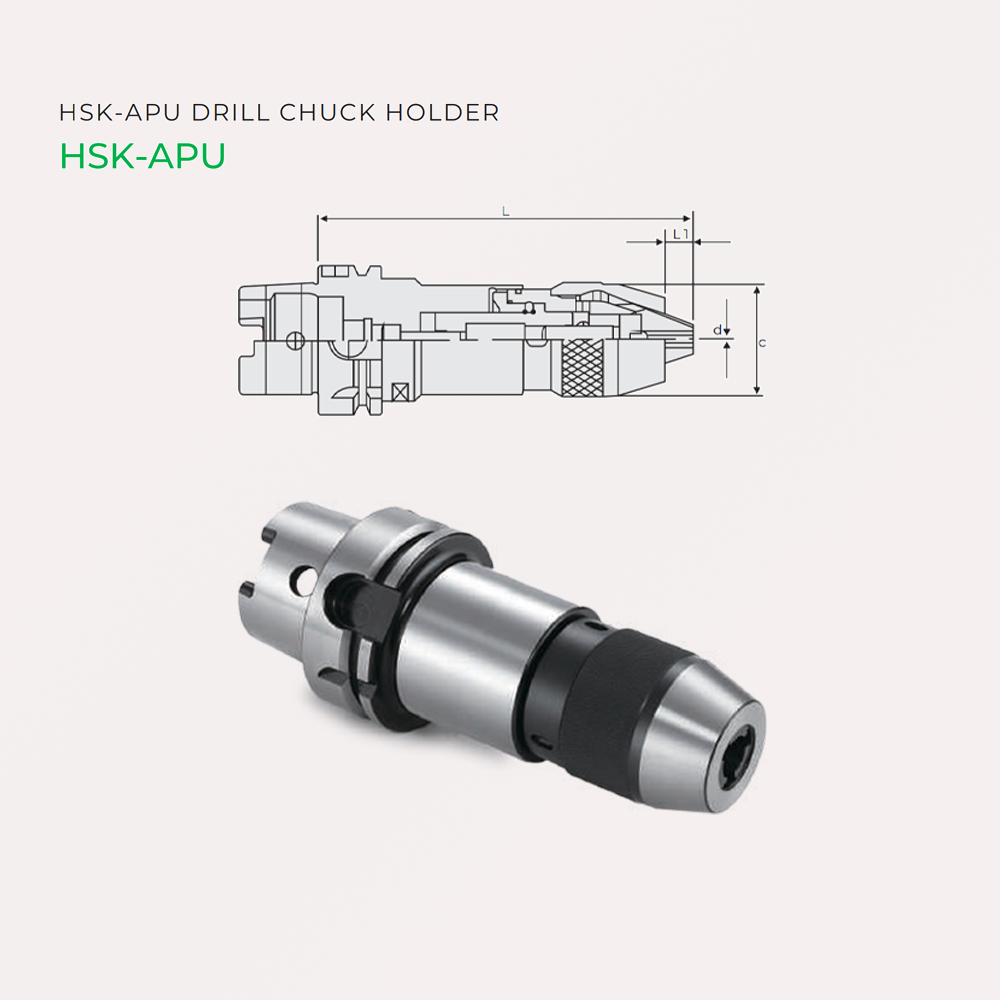
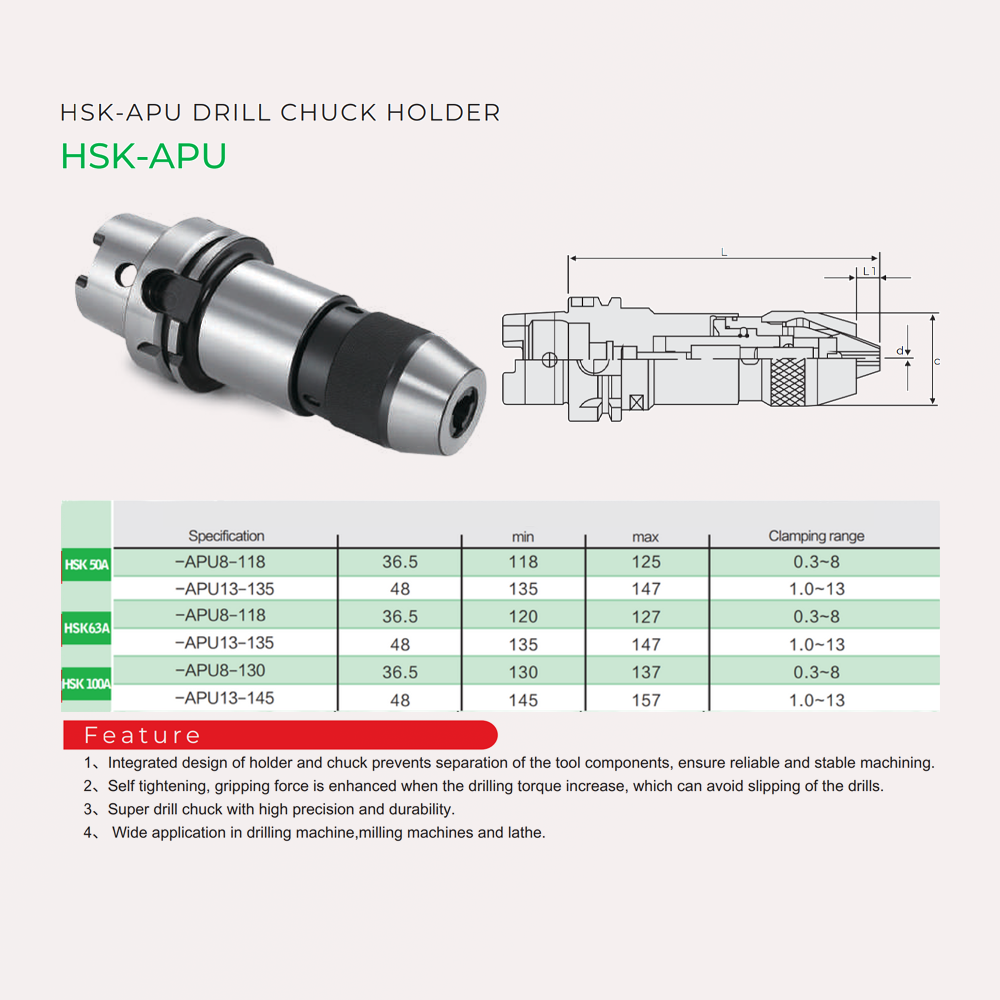
Layered file, before and after one edit (1000x1000). Changes by layer:
showed group "anh-thong-so-ky-thuat" (5 layers) over (x1=61, y1=103, x2=941, y2=842)
hid group "anh-san-pham-chi-tiet" (3 layers) over (x1=60, y1=103, x2=767, y2=815)